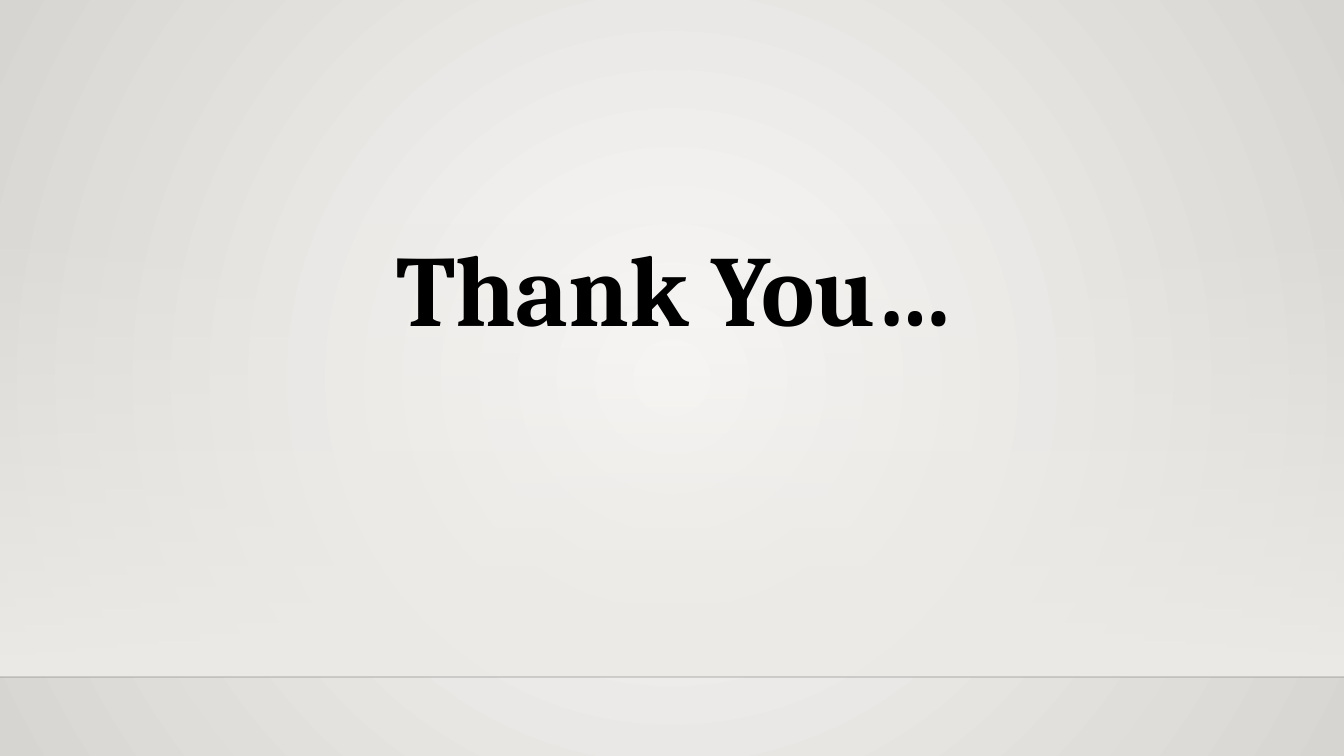
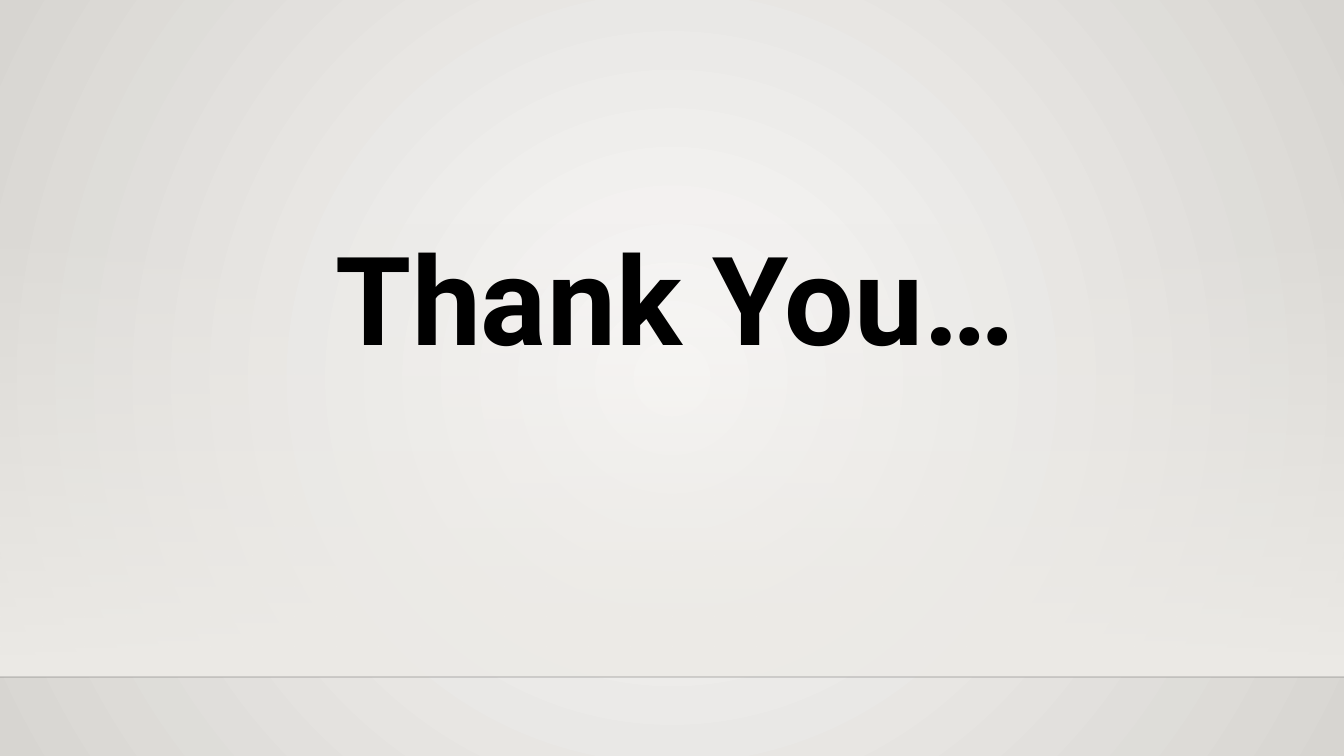
Before and after one commit to hisni/CO227-Project, a slide deck: slide 9 of Presantation/Presentation - Final.pptx (slide 8 before the commit). Drawn at 1344x756 pixels with LibreOffice and Linux fonts; fonts in the diff are those of the drawing; background and template pictures are left out. Boxes give left, top, right and bottom in pixels: in the first picture for what was removed or moved away, otherwise in the second. Text is boxed around its words. In the diff, an @@ line names an element or a change of style, - is before the commit and + after.

```diff
--- a/Presantation/Presentation - Final.pptx
+++ b/Presantation/Presentation - Final.pptx
@@ text "Thank You…" at (336, 252, 1014, 347): size 72 to 88 pt, font Cambria to Roboto @@
```
Also in this commit, not shown: 7 other slides changed, 1 slide added.
